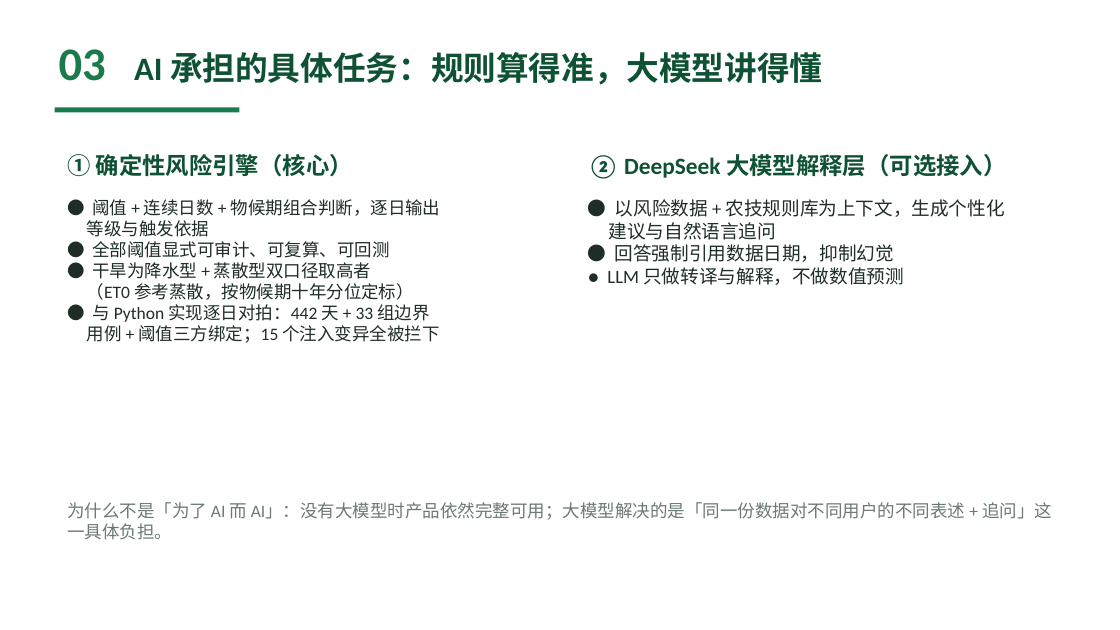
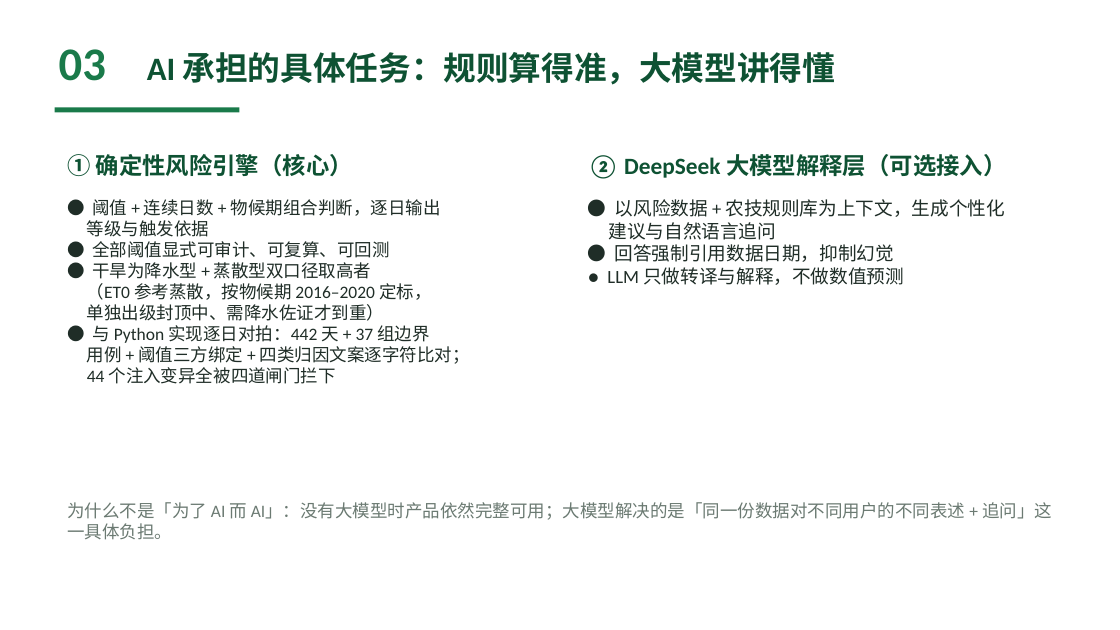
Before and after one commit to Pawnnwap/danju-zhihan, a slide deck: slide 5 of 丹橘知旱-参赛PPT.pptx (slide 4 before the commit). Drawn at 1120x630 pixels with LibreOffice and Linux fonts; fonts in the diff are those of the drawing. Boxes give left, top, right and bottom in pixels: in the first picture for what was removed or moved away, otherwise in the second. Text is boxed around its words. In the diff, an @@ line names an element or a change of style, - is before the commit and + after.

```diff
--- a/丹橘知旱-参赛PPT.pptx
+++ b/丹橘知旱-参赛PPT.pptx
@@ text "AI 承担的具体任务：规则算得准，大模型讲得懂" moved from (x1=134, y1=52, x2=822, y2=85) to (x1=147, y1=52, x2=835, y2=85) @@
@@ text at (x1=87, y1=283, x2=470, y2=384): text changed @@
-（ET0 参考蒸散，按物候期十年分位定标）
-● 与 Python 实现逐日对拍：442 天 + 33 组边界
-用例 + 阈值三方绑定；15 个注入变异全被拦下
+（ET0 参考蒸散，按物候期 2016–2020 定标，
+单独出级封顶中、需降水佐证才到重）
+● 与 Python 实现逐日对拍：442 天 + 37 组边界
+用例 + 阈值三方绑定 + 四类归因文案逐字符比对；
+44 个注入变异全被四道闸门拦下
```
Also in this commit, not shown: 5 other slides changed, 1 slide added, 49 other files.
